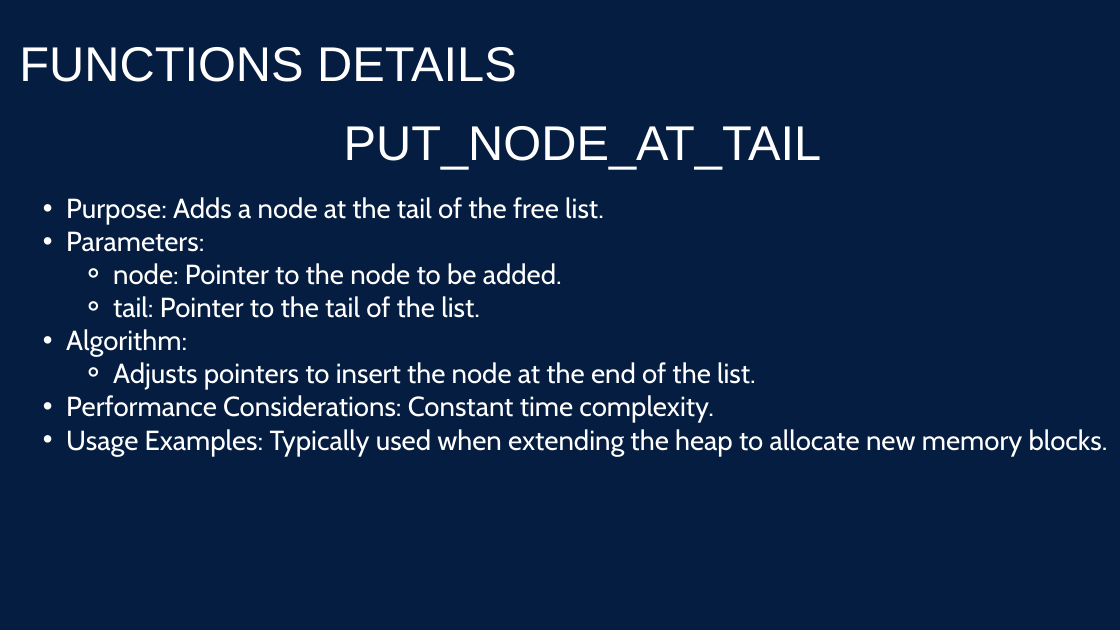
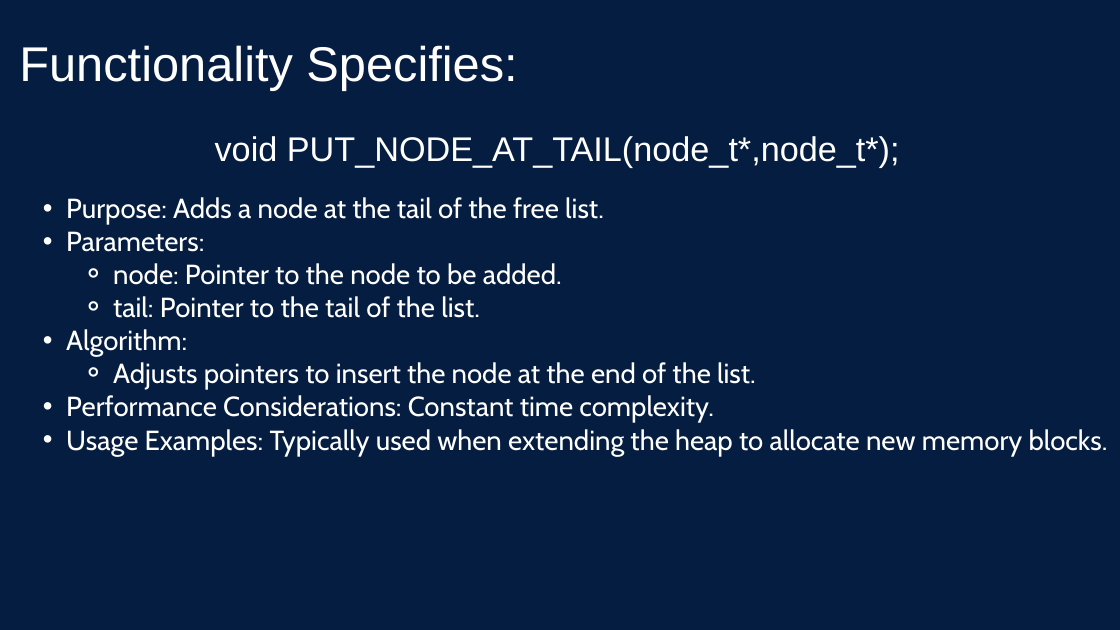
Before and after one commit to m7meda7medd/STM_SystemProgramming_Linux_Tasks, a slide deck: slide 25 of HeapMemoryManager/Presentation/HMM_Presentation.pptx (slide 26 before the commit). Drawn at 1120x630 pixels with LibreOffice and Linux fonts; fonts in the diff are those of the drawing. Boxes give left, top, right and bottom in pixels: in the first picture for what was removed or moved away, otherwise in the second. Text is boxed around its words. In the diff, an @@ line names an element or a change of style, - is before the commit and + after.

```diff
--- a/HeapMemoryManager/Presentation/HMM_Presentation.pptx
+++ b/HeapMemoryManager/Presentation/HMM_Presentation.pptx
@@ text at (19, 45, 517, 91): text changed @@
-FUNCTIONS DETAILS
+Functionality Specifies:
@@ text at (215, 136, 900, 167): text changed; size 62.7 to 44 pt @@
-PUT_NODE_AT_TAIL
+void PUT_NODE_AT_TAIL(node_t*,node_t*);
```
Also in this commit, not shown: 23 other slides changed, 14 slides added, 14 slides removed.
